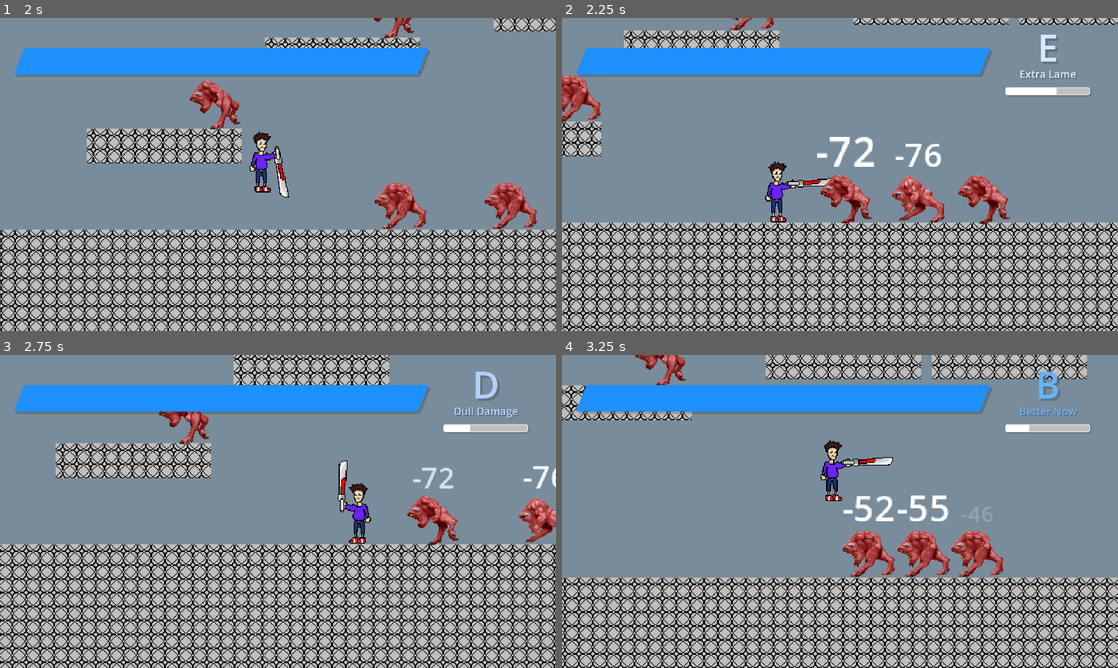
Above: before the commit, frames 1-4 (two rows, left to right).
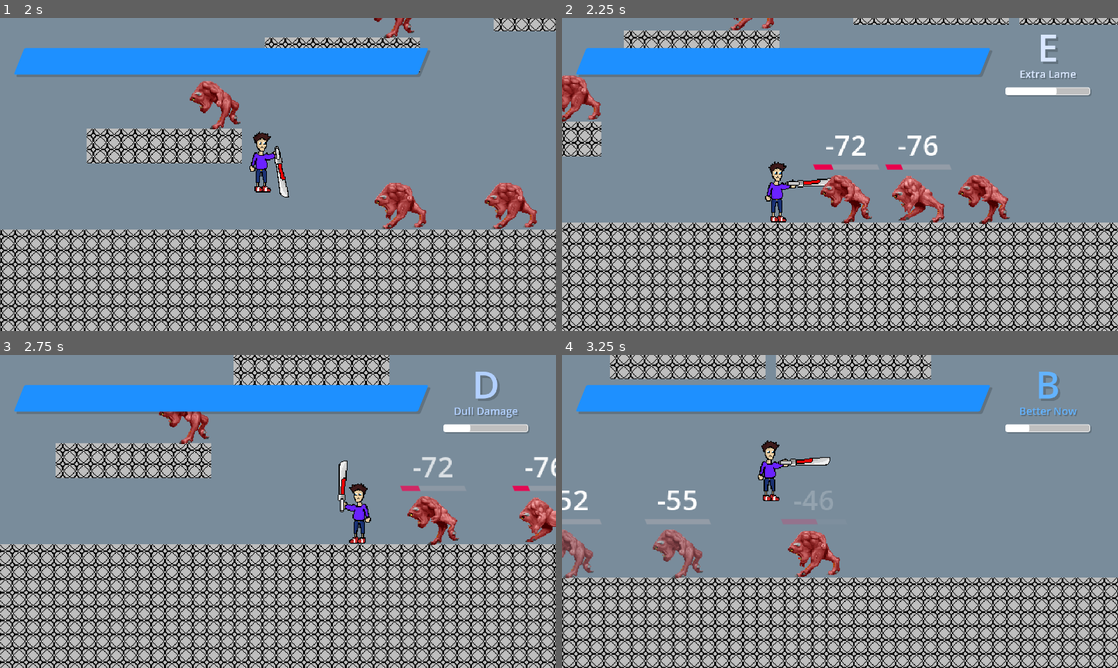
Above: after the commit, the same moments.

Repository: That1M8Head/Swordlink
Game: Godot game, scene res://intro.tscn
Same seed, same stepped clock (60 frames per second), same inputs: the game is played once before the commit and once after it.
Inputs (mouse positions are in pixels of both pictures, inside the frame that each line leads up to):
- Up to frame 1 (2 s): tap Enter (MenuConfirm) at 0.5, 1.25 s; move the mouse to (400, 158) at 0.52 s; hold X (AltAttack) 0.53-1.28 s; hold D (MoveRight) from 0.53 s (still down); tap Space (Jump) at 0.77, 1.07, 1.52, 1.55, 1.82 s; click (400, 158) at 0.8 s; move the mouse to (166, 190) at 1.27 s; click (166, 190) at 1.35 s
- Up to frame 2 (2.25 s): move the mouse to (895, 105) at 2.02 s; release D (MoveRight) at 2.03 s; hold A (MoveLeft) from 2.03 s (still down); hold X (AltAttack) from 2.03 s (still down); tap Space (Jump) at 2.1 s; click (895, 105) at 2.17 s
- Up to frame 3 (2.75 s): keep holding A (MoveLeft); keep holding X (AltAttack)
- Up to frame 4 (3.25 s): move the mouse to (812, 574) at 2.77 s; release A (MoveLeft) at 2.78 s; release X (AltAttack) at 2.78 s; hold D (MoveRight) from 2.78 s (still down); tap X (AltAttack) at 2.85 s; tap Space (Jump) at 3.02 s; click (812, 574) at 3.05 s

Frame 1 is identical in both runs. In frame 2, 1.0% of the frame differs, in the area x 45-70%, y 37-49%; in frame 3, 0.6%; in frame 4, 30%, in the area x 0-100%, y 0-100%.

Commit message:
Added some stuffs
- Everything in the game has sound effects now. Most of Joel's sound effects are from Devil May Cry 3.
- Enemies now have a health bar.
- Fixed an issue where enemies sometimes wouldn't be able to damage Joel.

Diff:
--- a/Scripts/JoelMovements.gd
+++ b/Scripts/JoelMovements.gd
@@ -141,6 +141,7 @@
 	var updraft = sword_animation.current_animation.contains("updraft")
 
 	if Input.is_action_just_pressed("Jump") and is_on_floor() and not updraft:
+		$JumpSound.play()
 		velocity.y = JUMP_VELOCITY
 
 	var blocking_attack = stinger or updraft
@@ -227,6 +228,7 @@
 func do_sword_slash(left: bool):
 	var sword_animation: AnimationPlayer = $JoelSprite/Sword/SwordAnim
 	sword_animation.stop()
+	$SwordSound.play()
 	if left:
 		sword_animation.play("sword_slash_left")
 		hitbox_left.monitoring = true
@@ -239,6 +241,7 @@
 
 func stinger_attack(flipped: bool):
 	$JoelSprite/Sword/SwordAnim.stop()
+	$StingerSound.play()
 	if flipped:
 		velocity.x = -(SPEED * 2)
 		$StingerHitbox2.monitoring = true
@@ -253,6 +256,7 @@
 
 func updraft_attack(flipped: bool):
 	$JoelSprite/Sword/SwordAnim.stop()
+	$UpdraftSound.play()
 	if flipped:
 		$JoelSprite/Sword/SwordAnim.play("updraft")
 	else:
@@ -273,6 +277,7 @@
 
 func downslash_attack(flipped: bool):
 	$JoelSprite/Sword/SwordAnim.stop()
+	$UpdraftSound.play()
 	if flipped:
 		$JoelSprite/Sword/SwordAnim.play("sword_slash")
 	else:
@@ -313,9 +318,11 @@
 		deal_damage(body, damage, Vector2(0, -JUMP_VELOCITY))
 
 func deal_damage(body, damage: int, knockback: Vector2):
+	$HitSound.play()
+	if damage > body.health:
+		var health_reward = damage / 2
+		health += health_reward * (style_rank + 1)
 	style_duration += damage * 48 if body.is_on_floor() else damage * 24
-	if damage > body.health:
-		health += damage / 2
 	var flip = -1 if $JoelSprite.flip_h else 1
 	body.take_damage(damage, Vector2(knockback.x * flip, knockback.y))
 
--- a/Scripts/PinkyBehaviour.gd
+++ b/Scripts/PinkyBehaviour.gd
@@ -23,25 +23,36 @@
 	player = get_node("/root/Game/Joel")
 	player_hbox = get_node("/root/Game/Joel/Hurtbox")
 
+func _process(delta):
+	$HealthBar.value = health
+
 func _physics_process(delta):
+	if health <= 0:
+		return
+
 	if not is_on_floor():
 		velocity.y += gravity * delta
 
 	if proximity_raycast.is_colliding() and (proximity_raycast.get_collider() == player or proximity_raycast.get_collider() == player_hbox):
 		anims.play("attack")
 	elif attack_raycast.is_colliding() and (attack_raycast.get_collider() == player or attack_raycast.get_collider() == player_hbox):
+		if anims.animation == "idle":
+			$SeeSound.play()
 		anims.play("running")
 		velocity.x = -speed
 	elif flip_raycast.is_colliding() and (flip_raycast.get_collider() == player or attack_raycast.get_collider() == player_hbox):
+		if anims.animation == "idle":
+			$SeeSound.play()
 		anims.play("running")
 		velocity.x = speed
 	else:
 		velocity.x = 0
 		anims.play("idle")
 
-	if proximity_raycast.is_colliding() and anims.animation == "attack":
+	if (proximity_raycast.is_colliding() or flip_raycast.is_colliding()) and anims.animation == "attack":
 		current_time += delta
 		if current_time > total_time:
+			$AttackSound.play()
 			player.damage_self(randi_range(5, 15))
 			current_time = 0
 
@@ -65,15 +76,20 @@
 
 func take_damage(damage_amount: int, knockback_v: Vector2):
 	$DamageNumber/AnimationPlayer.stop()
+	$HealthBar/AnimationPlayer.stop()
 	anims.stop()
 	anims.play("idle")
 	$DamageNumber.text = str(-damage_amount)
 	$DamageNumber/AnimationPlayer.play("display_then_fade_out")
+	$HealthBar/AnimationPlayer.play("display_then_fade_out")
+	health -= damage_amount
 	knockback += knockback_v
-	await(get_tree().create_timer(3).timeout)
-	health -= damage_amount
 	if health <= 0:
 		die()
 
 func die():
+	set_collision_layer_value(2, false)
+	$DeathAnim.play("death")
+	$DeathSound.play()
+	await($DeathAnim.animation_finished)
 	queue_free()
--- a/enemy_obj.tscn
+++ b/enemy_obj.tscn
@@ -8,6 +8,9 @@
 [ext_resource type="Texture2D" uid="uid://cxqhfig3nnr1b" path="res://Sprites/pinky_attack3.png" id="3_hcpfx"]
 [ext_resource type="Texture2D" uid="uid://mwm15qiqka46" path="res://Sprites/pinky_run1.png" id="6_15kyq"]
 [ext_resource type="Texture2D" uid="uid://l3ioear4uxrm" path="res://Sprites/pinky_run2.png" id="7_x0yje"]
+[ext_resource type="AudioStream" uid="uid://djncpbridv4jj" path="res://Sounds/Pinky/DSSGTSIT.wav" id="9_pg13e"]
+[ext_resource type="AudioStream" uid="uid://dn4bdw1yn6mee" path="res://Sounds/Pinky/DSSGTATK.wav" id="10_2p24u"]
+[ext_resource type="AudioStream" uid="uid://bj621rjsqtmyu" path="res://Sounds/Pinky/DSSGTDTH.wav" id="11_gvrl6"]
 
 [sub_resource type="LabelSettings" id="LabelSettings_bagne"]
 font_size = 32
@@ -25,18 +28,6 @@
 "transitions": PackedFloat32Array(1, 1, 1),
 "update": 0,
 "values": [Color(1, 1, 1, 1), Color(1, 1, 1, 1), Color(1, 1, 1, 0)]
-}
-tracks/1/type = "value"
-tracks/1/imported = false
-tracks/1/enabled = true
-tracks/1/path = NodePath(".:scale")
-tracks/1/interp = 1
-tracks/1/loop_wrap = true
-tracks/1/keys = {
-"times": PackedFloat32Array(0, 0.1, 1),
-"transitions": PackedFloat32Array(1, 1, 1),
-"update": 0,
-"values": [Vector2(1, 1), Vector2(1.5, 1.5), Vector2(0.7, 0.7)]
 }
 
 [sub_resource type="AnimationLibrary" id="AnimationLibrary_688dd"]
@@ -83,8 +74,38 @@
 "speed": 12.0
 }]
 
+[sub_resource type="StyleBoxFlat" id="StyleBoxFlat_hsrqf"]
+bg_color = Color(1, 0.870588, 0.85098, 0.192157)
+skew = Vector2(-0.4, 0)
+corner_detail = 20
+
+[sub_resource type="StyleBoxFlat" id="StyleBoxFlat_7mpmc"]
+bg_color = Color(0.913725, 0, 0.301961, 1)
+skew = Vector2(-0.4, 0)
+corner_detail = 20
+
 [sub_resource type="RectangleShape2D" id="RectangleShape2D_gltal"]
 size = Vector2(60, 54)
+
+[sub_resource type="Animation" id="Animation_6b688"]
+resource_name = "death"
+tracks/0/type = "value"
+tracks/0/imported = false
+tracks/0/enabled = true
+tracks/0/path = NodePath("AnimatedSprite2D:modulate")
+tracks/0/interp = 1
+tracks/0/loop_wrap = true
+tracks/0/keys = {
+"times": PackedFloat32Array(0, 1),
+"transitions": PackedFloat32Array(1, 1),
+"update": 0,
+"values": [Color(1, 1, 1, 1), Color(1, 1, 1, 0)]
+}
+
+[sub_resource type="AnimationLibrary" id="AnimationLibrary_jiwv8"]
+_data = {
+"death": SubResource("Animation_6b688")
+}
 
 [node name="EnemyObj" type="Node2D"]
 
@@ -101,12 +122,12 @@
 anchor_right = 0.5
 anchor_bottom = 1.0
 offset_left = -55.0
-offset_top = -72.0
+offset_top = -85.0
 offset_right = 55.0
-offset_bottom = -27.0
+offset_bottom = -40.0
 grow_horizontal = 2
 grow_vertical = 0
-pivot_offset = Vector2(54.96, 37.14)
+pivot_offset = Vector2(55, 10)
 text = "-0"
 label_settings = SubResource("LabelSettings_bagne")
 horizontal_alignment = 1
@@ -120,6 +141,26 @@
 [node name="AnimatedSprite2D" type="AnimatedSprite2D" parent="Pinky"]
 sprite_frames = SubResource("SpriteFrames_74cdl")
 animation = &"idle"
+
+[node name="HealthBar" type="ProgressBar" parent="Pinky"]
+modulate = Color(1, 1, 1, 0)
+anchors_preset = 4
+anchor_top = 0.5
+anchor_bottom = 0.5
+offset_left = -37.0
+offset_top = -40.0
+offset_right = 37.0
+offset_bottom = -34.0
+grow_vertical = 2
+theme_override_styles/background = SubResource("StyleBoxFlat_hsrqf")
+theme_override_styles/fill = SubResource("StyleBoxFlat_7mpmc")
+rounded = true
+show_percentage = false
+
+[node name="AnimationPlayer" type="AnimationPlayer" parent="Pinky/HealthBar"]
+libraries = {
+"": SubResource("AnimationLibrary_688dd")
+}
 
 [node name="CollisionShape2D" type="CollisionShape2D" parent="Pinky"]
 shape = SubResource("RectangleShape2D_gltal")
@@ -136,4 +177,21 @@
 [node name="FlipRaycast" type="RayCast2D" parent="Pinky"]
 target_position = Vector2(512, 0)
 
+[node name="DeathAnim" type="AnimationPlayer" parent="Pinky"]
+libraries = {
+"": SubResource("AnimationLibrary_jiwv8")
+}
+
+[node name="SeeSound" type="AudioStreamPlayer2D" parent="Pinky"]
+stream = ExtResource("9_pg13e")
+volume_db = 2.0
+
+[node name="AttackSound" type="AudioStreamPlayer2D" parent="Pinky"]
+stream = ExtResource("10_2p24u")
+volume_db = 2.0
+
+[node name="DeathSound" type="AudioStreamPlayer2D" parent="Pinky"]
+stream = ExtResource("11_gvrl6")
+volume_db = 2.0
+
 [connection signal="screen_exited" from="Pinky/VisibleOnScreenNotifier2D" to="Pinky" method="_on_visible_on_screen_notifier_2d_screen_exited"]
--- a/game.tscn
+++ b/game.tscn
@@ -18,7 +18,12 @@
 [ext_resource type="Texture2D" uid="uid://c43nueh1020nw" path="res://Textures/Touch Buttons/LeftButton.png" id="11_f5sex"]
 [ext_resource type="Texture2D" uid="uid://olk4nwvalbsp" path="res://Textures/Touch Buttons/RightButton.png" id="12_og731"]
 [ext_resource type="Texture2D" uid="uid://cns87cpy0vsdv" path="res://Textures/Touch Buttons/BackButton.png" id="13_lmq0m"]
-[ext_resource type="AudioStream" uid="uid://cgfwwxeumh0ho" path="res://Sounds/Dodge.wav" id="18_5cpx0"]
+[ext_resource type="AudioStream" uid="uid://cgfwwxeumh0ho" path="res://Sounds/Joel/Dodge.wav" id="18_5cpx0"]
+[ext_resource type="AudioStream" uid="uid://dh1p2rjotv8pc" path="res://Sounds/Joel/Jump.wav" id="19_ahekc"]
+[ext_resource type="AudioStream" uid="uid://cwfcyo58fs3yp" path="res://Sounds/Joel/SwordSwing.wav" id="20_51qd3"]
+[ext_resource type="AudioStream" uid="uid://dvs8l67xlp7c7" path="res://Sounds/Joel/SwordHit.wav" id="21_7m2e3"]
+[ext_resource type="AudioStream" uid="uid://bcckgcsfcfpbr" path="res://Sounds/Joel/Stinger.wav" id="21_tujpg"]
+[ext_resource type="AudioStream" uid="uid://dprkjmfu571pe" path="res://Sounds/Joel/Updraft.wav" id="22_bfx0c"]
 
 [sub_resource type="StyleBoxFlat" id="StyleBoxFlat_4h43v"]
 bg_color = Color(0.705882, 0.839216, 1, 1)
@@ -531,6 +536,26 @@
 stream = ExtResource("18_5cpx0")
 volume_db = -8.0
 
+[node name="JumpSound" type="AudioStreamPlayer" parent="Joel"]
+stream = ExtResource("19_ahekc")
+volume_db = -7.0
+
+[node name="SwordSound" type="AudioStreamPlayer" parent="Joel"]
+stream = ExtResource("20_51qd3")
+volume_db = -6.0
+
+[node name="StingerSound" type="AudioStreamPlayer" parent="Joel"]
+stream = ExtResource("21_tujpg")
+volume_db = -6.0
+
+[node name="UpdraftSound" type="AudioStreamPlayer" parent="Joel"]
+stream = ExtResource("22_bfx0c")
+volume_db = -6.0
+
+[node name="HitSound" type="AudioStreamPlayer" parent="Joel"]
+stream = ExtResource("21_7m2e3")
+volume_db = -6.0
+
 [node name="UpdraftHitbox" type="Area2D" parent="Joel"]
 visible = false
 position = Vector2(-44, -743)
--- a/menu.tscn
+++ b/menu.tscn
@@ -4,12 +4,12 @@
 [ext_resource type="AudioStream" uid="uid://2xua1dbv1kbj" path="res://Music/menu.mp3" id="1_ktdko"]
 [ext_resource type="Texture2D" uid="uid://blf0wdx7crwu4" path="res://Textures/Touch Buttons/UpButton.png" id="2_bivmc"]
 [ext_resource type="Script" path="res://Scripts/UpdateMenuTooltips.gd" id="2_v1t8o"]
-[ext_resource type="AudioStream" uid="uid://dya48y5vbjyl6" path="res://Sounds/Move.wav" id="3_klbu0"]
+[ext_resource type="AudioStream" uid="uid://dya48y5vbjyl6" path="res://Sounds/Menu/Move.wav" id="3_klbu0"]
 [ext_resource type="Script" path="res://Scripts/HelpPopup.gd" id="3_tmdub"]
 [ext_resource type="Texture2D" uid="uid://bxj0q4tryyfpb" path="res://Textures/Touch Buttons/DownButton.png" id="3_xfgmy"]
 [ext_resource type="Texture2D" uid="uid://7mdkcc11lppg" path="res://Textures/Touch Buttons/OkButton.png" id="4_4eubx"]
-[ext_resource type="AudioStream" uid="uid://0e7tulo1bnel" path="res://Sounds/Return.wav" id="4_pwklc"]
-[ext_resource type="AudioStream" uid="uid://00u7u4wd00fr" path="res://Sounds/Select.wav" id="5_0jvob"]
+[ext_resource type="AudioStream" uid="uid://0e7tulo1bnel" path="res://Sounds/Menu/Return.wav" id="4_pwklc"]
+[ext_resource type="AudioStream" uid="uid://00u7u4wd00fr" path="res://Sounds/Menu/Select.wav" id="5_0jvob"]
 [ext_resource type="Script" path="res://Scripts/CloseButtonLabel.gd" id="5_88nn1"]
 [ext_resource type="Script" path="res://Scripts/PositionTouchButtons.gd" id="6_4wvbr"]
 [ext_resource type="Texture2D" uid="uid://cns87cpy0vsdv" path="res://Textures/Touch Buttons/BackButton.png" id="8_mnxak"]
Not shown, changed: Sounds/Joel/Dodge.wav.import
Not shown, added: Sounds/Joel/Jump.wav.import
Not shown, added: Sounds/Joel/Stinger.wav.import
Not shown, added: Sounds/Joel/SwordHit.wav.import
Not shown, added: Sounds/Joel/SwordSwing.wav.import
Not shown, added: Sounds/Joel/Updraft.wav.import
Not shown, changed: Sounds/Menu/Move.wav.import
Not shown, changed: Sounds/Menu/Return.wav.import
Not shown, added: Sounds/Menu/Select.wav.import
Not shown, added: Sounds/Pinky/DSSGTATK.wav.import
Not shown, changed: Sounds/Pinky/DSSGTDTH.wav.import
Not shown, added: Sounds/Pinky/DSSGTSIT.wav.import
(and 15 more such lines)
